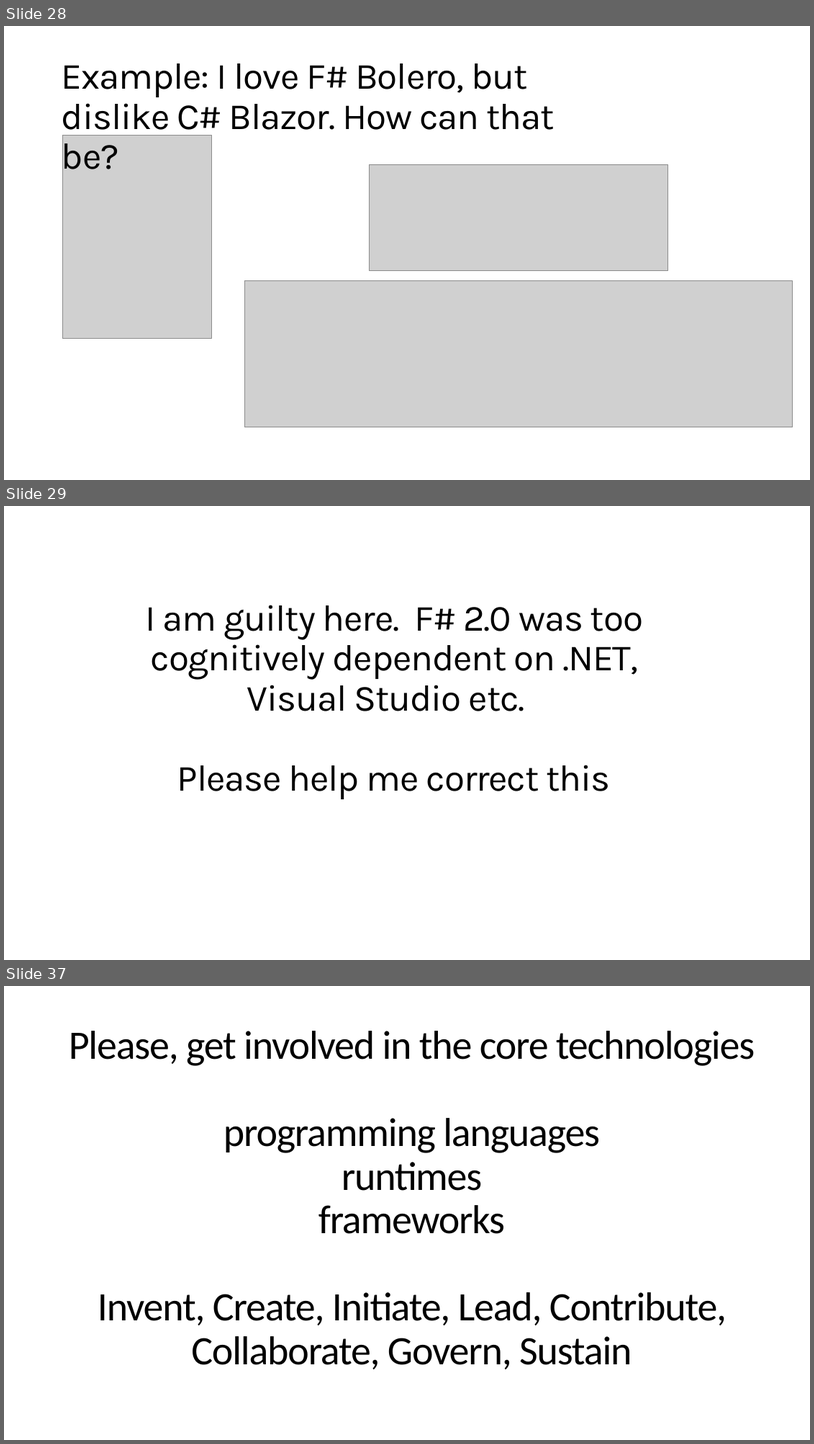
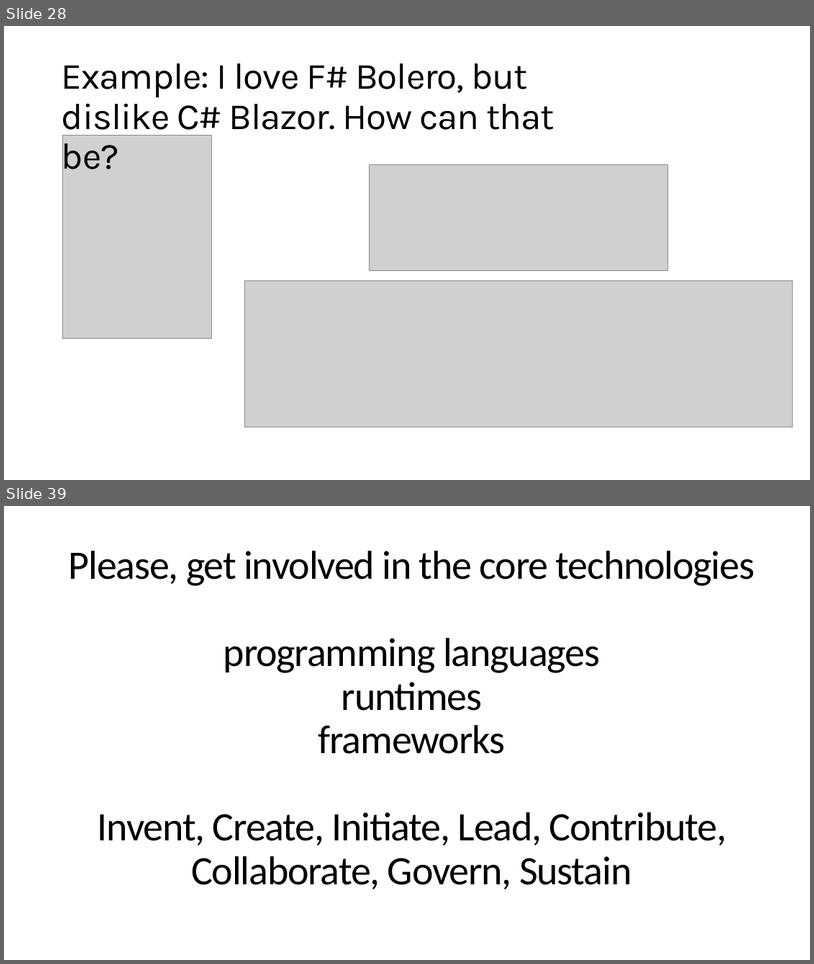
Before and after one commit to dsyme/dsyme-presentations, a slide deck: 2020-06-04-fsharpconf/on-independence.pptx. Shown one above the other, each under a label of ours: slides 28, 29 and 37 before the commit, slides 28 and 39 after it; the slides between them are not shown. The pictures are 814x1444 and 814x964 pixels, drawn with LibreOffice and Linux fonts; fonts in the diff are those of the drawing; grey boxes stand for pictures. Boxes give left, top, right and bottom in pixels: in the first picture for what was removed or moved away, otherwise in the second. Text is boxed around its words. In the diff, an @@ line names an element or a change of style, - is before the commit and + after.

```diff
--- a/2020-06-04-fsharpconf/on-independence.pptx
+++ b/2020-06-04-fsharpconf/on-independence.pptx
@@ slide 29 removed at [4,506,810,960], background #FFFFFF @@
@@ title removed at [146,605,643,799] @@
-I am guilty here. F# 2.0 was too cognitively dependent on .NET, Visual Studio etc.
-Please help me correct this
@@ what was slide 37 is now slide 39 @@
```
Also in this commit, not shown: 13 slides changed, 4 slides added, 2 other slides removed, 2 other files.
